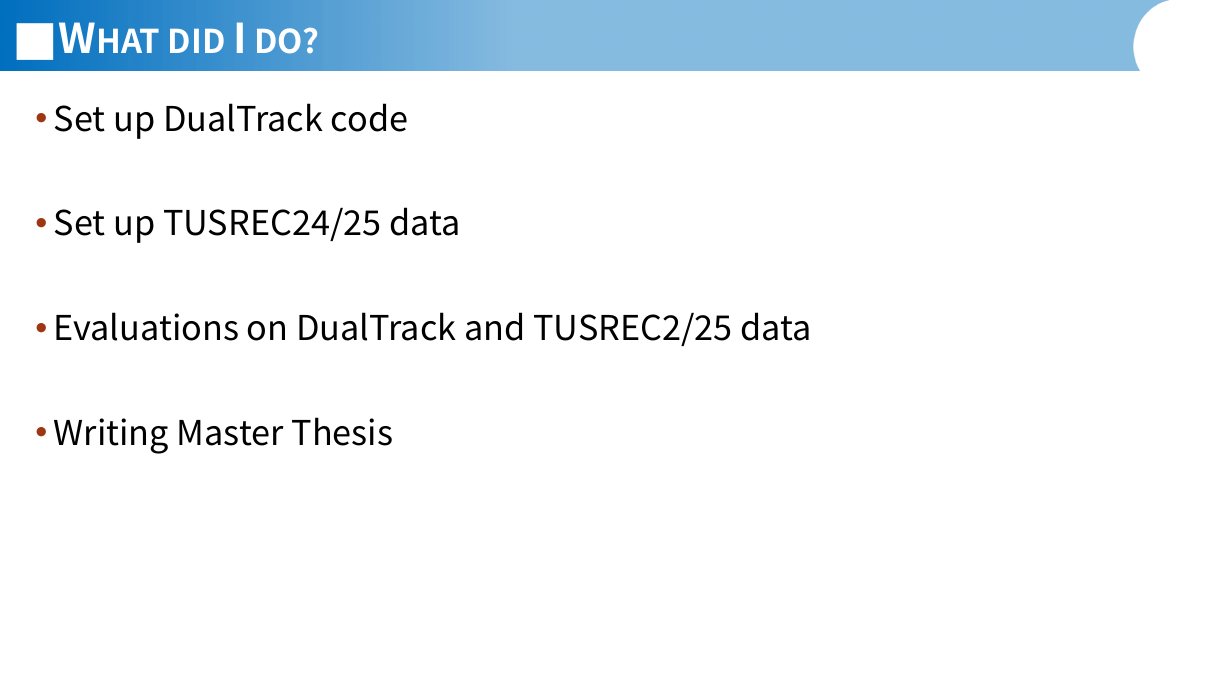
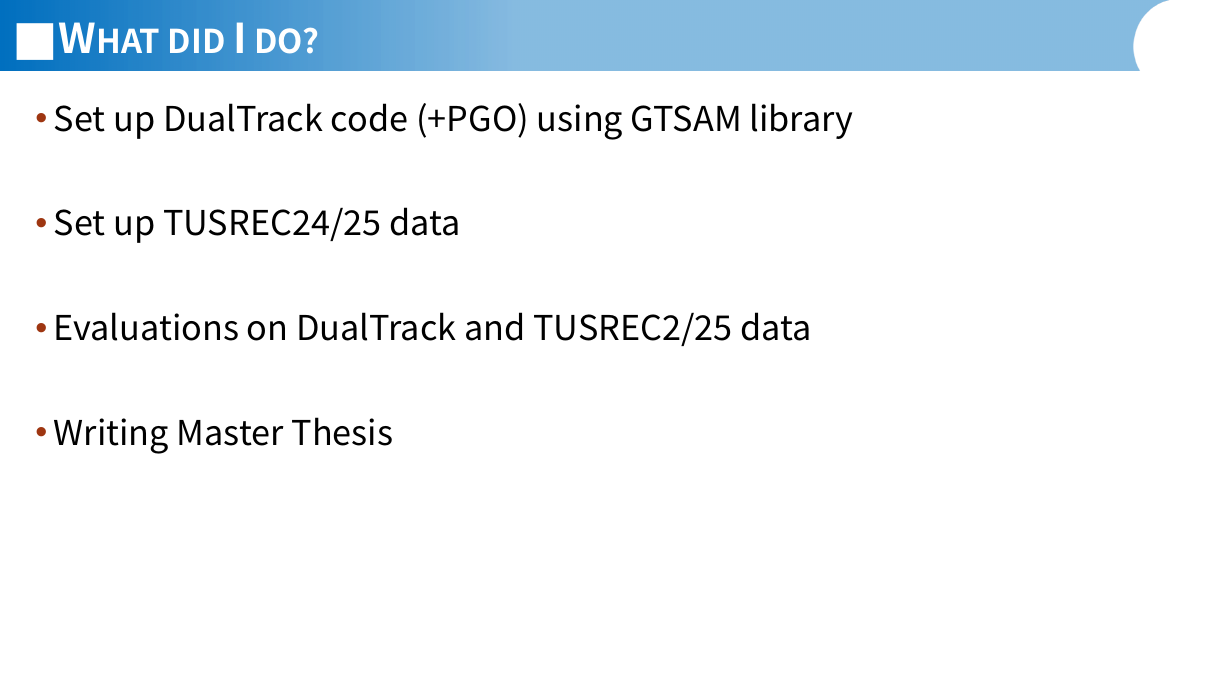
Before and after one commit to JannisIwate/DualTrack, a slide deck: slide 3 of documents/presentations/Jannis_Meyer_Presentation_01_06_2026.pptx. Drawn at 1232x693 pixels with LibreOffice and Linux fonts; fonts in the diff are those of the drawing; background and template pictures are left out. Boxes give left, top, right and bottom in pixels: in the first picture for what was removed or moved away, otherwise in the second. Text is boxed around its words. In the diff, an @@ line names an element or a change of style, - is before the commit and + after.

```diff
--- a/documents/presentations/Jannis_Meyer_Presentation_01_06_2026.pptx
+++ b/documents/presentations/Jannis_Meyer_Presentation_01_06_2026.pptx
@@ text at box(54, 103, 854, 140): text changed @@
-• Set up DualTrack code
+• Set up DualTrack code (+PGO) using GTSAM library
```
Also in this commit, not shown: 7 other slides changed, 1 slide added, 1 slide removed, 12 other files.
